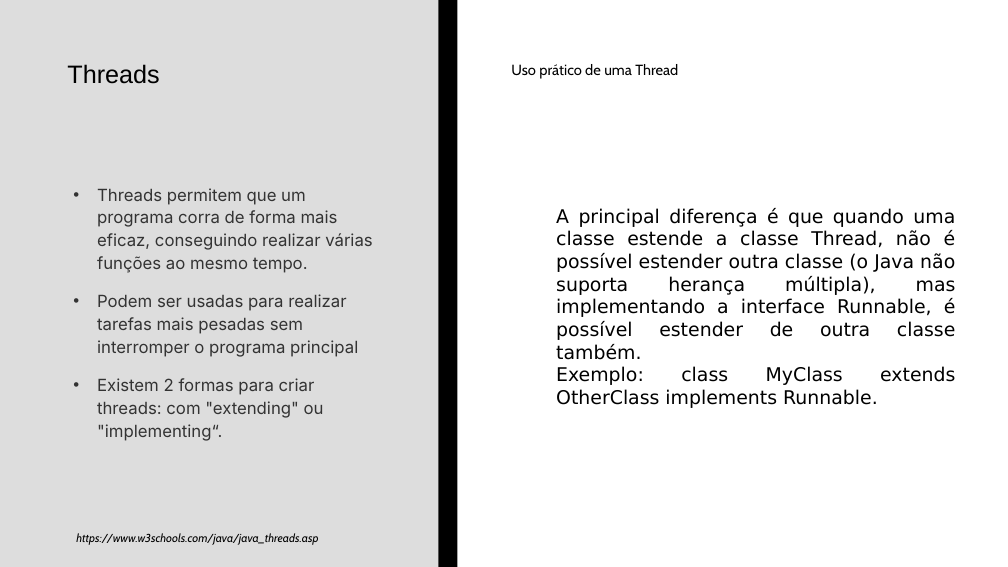
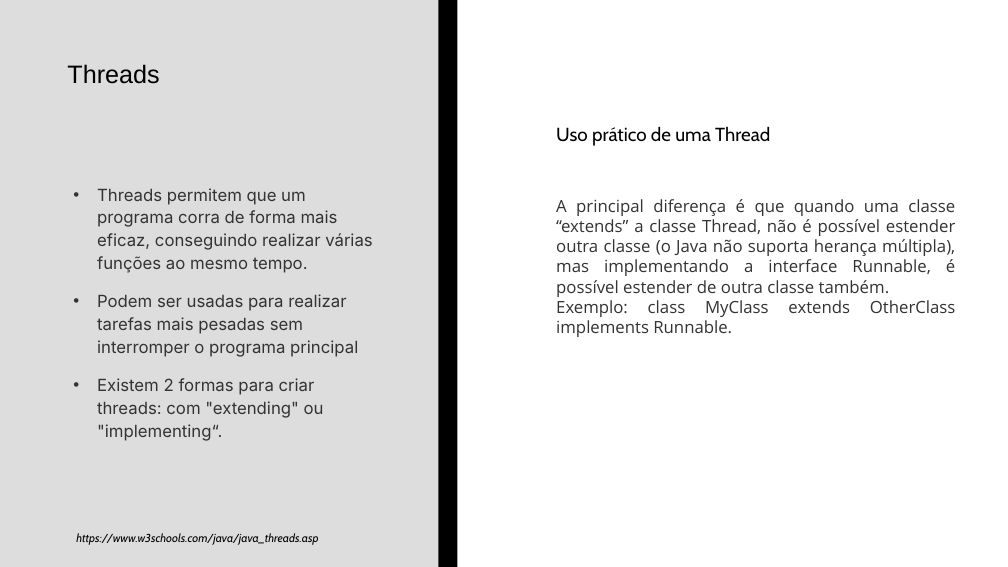
Before and after one commit to wlgomes/upskill-nov22, a slide deck: slide 10 of UPSKILL - AutoestudoS1_valentimgomes.pptx. Drawn at 1008x567 pixels with LibreOffice and Linux fonts; fonts in the diff are those of the drawing. Boxes give left, top, right and bottom in pixels: in the first picture for what was removed or moved away, otherwise in the second. Text is boxed around its words. In the diff, an @@ line names an element or a change of style, - is before the commit and + after.

```diff
--- a/UPSKILL - AutoestudoS1_valentimgomes.pptx
+++ b/UPSKILL - AutoestudoS1_valentimgomes.pptx
@@ text "Uso prático de uma Thread": place and size @@
-text "Uso prático de uma Thread" at (511, 64, 678, 79)
+text "Uso prático de uma Thread" at (556, 126, 770, 146)
@@ text "Uso prático de uma Thread" at (556, 126, 770, 146): size 14 to 18 pt @@
@@ text "A principal diferença é que ...": place and size @@
-text "A principal diferença é que ..." at (556, 208, 956, 408)
+text "A principal diferença é que ..." at (556, 199, 956, 337)
@@ text at (556, 199, 955, 297): text changed; size 18 to 16 pt; font DejaVu Sans to Open Sans; text colour #000000 to #333333 @@
-A principal diferença é que quando uma classe estende a classe Thread, não é possível estender outra classe (o Java não suporta herança múltipla), mas implementando a interface Runnable, é possível estender de outra classe também.
+A principal diferença é que quando uma classe “extends” a classe Thread, não é possível estender outra classe (o Java não suporta herança múltipla), mas implementando a interface Runnable, é possível estender de outra classe também.
@@ text at (556, 300, 956, 337): size 18 to 16 pt, font DejaVu Sans to Open Sans, text colour #000000 to #333333 in "Exemplo: class MyClass extends OtherClass implements Runnabl ..." @@
```
Also in this commit, not shown: 5 other slides changed, 21 other files.
